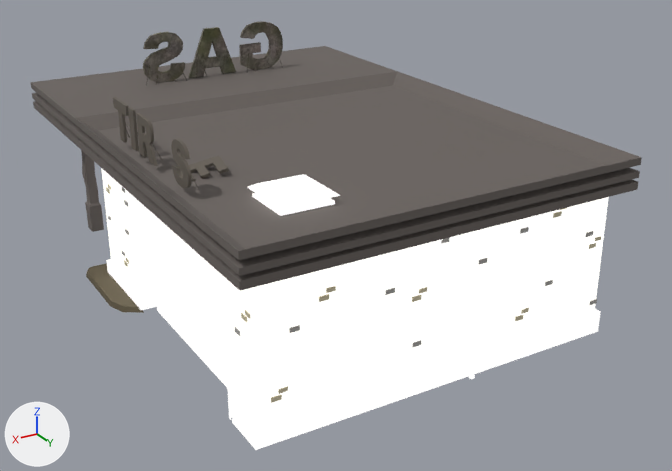
One commit to the glTF model public/fps/br/models/roadside-gas.access-v19.lod0.glb: the scene before it, then after it.
One viewpoint serves both versions: a camera (50 mm lens) standing at (13.8, 25.5, 13.9) and looking at (-0.7, 1.4, 1.8). The axes (+X, +Y, +Z) are drawn at lower left. The lights are the same throughout. The picture after the commit comes second. Where no turn or scale is listed for an object, it has been applied to the vertices.

Names of what the first picture shows: 'Brick_A:Brick_Single_Geo_Single_Brick_0', 'GAS_Sign:Supports_GAS_SIgn_0', 'Gas_Station_Model:Gas_Station_Body_main_shader_0', 'Gas_Station_Model:polySurface3_Building_Extra_Shader_0'.
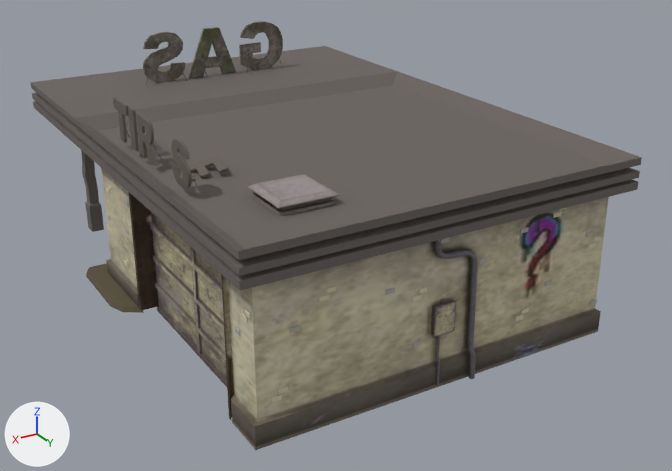
Commit message: Filling station: drop its stray glow (walls drew white)

The edits, one by one:
In material 'Building_Extra_Shader' (mat_building_extra_shader), emission_strength is no longer 1.0.
In material 'main_shader' (mat_main_shader), emission_strength is no longer 1.0.

Pixel boxes [x1, y1, x2, y2] of what changed, in the pictures (672 x 471 px):
'Gas_Station_Model:Gas_Station_Body_main_shader_0', surface changed (white to yellow): [101, 168, 609, 450] in both
'Gas_Station_Model:polySurface3_Building_Extra_Shader_0', surface changed (darker): [150, 174, 478, 387] in both
